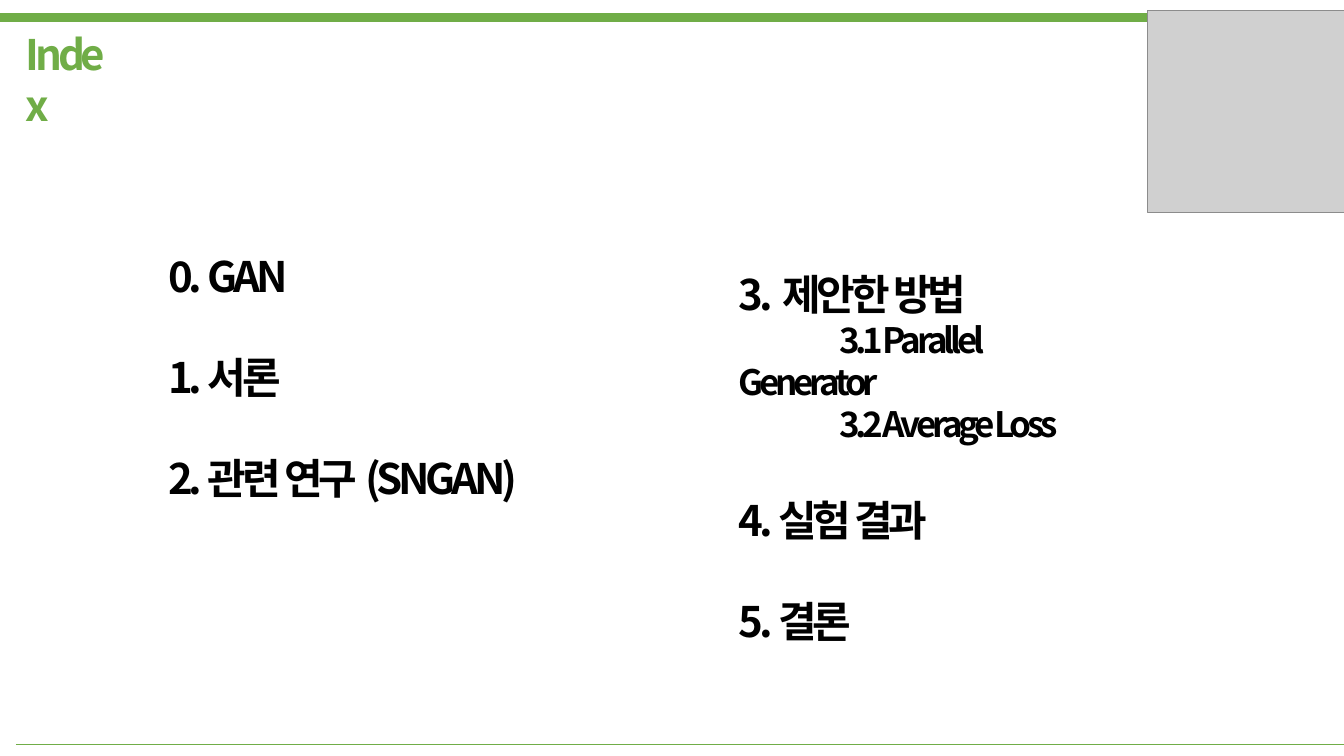
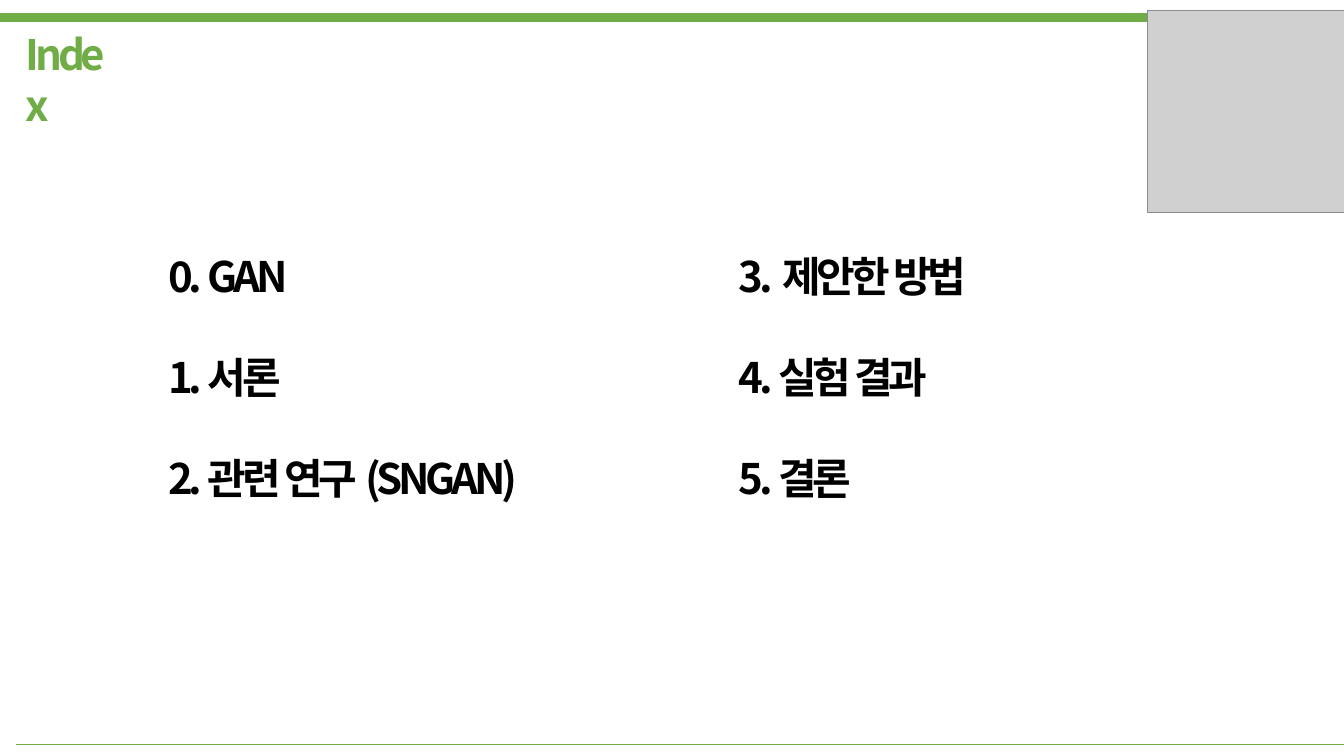
Before and after one commit to bumcoding/GAN_Indicators, a slide deck: slide 2 of PPT/11.16일 발표_박범찬.pptx. Drawn at 1344x756 pixels with LibreOffice and Linux fonts; fonts in the diff are those of the drawing; grey boxes stand for pictures. Boxes give left, top, right and bottom in pixels: in the first picture for what was removed or moved away, otherwise in the second. Text is boxed around its words. In the diff, an @@ line names an element or a change of style, - is before the commit and + after.

```diff
--- a/PPT/11.16일 발표_박범찬.pptx
+++ b/PPT/11.16일 발표_박범찬.pptx
@@ text "3. 제안한 방법": place and size @@
-text "3. 제안한 방법" at bbox=[738, 274, 1058, 641]
+text "3. 제안한 방법" at bbox=[738, 256, 966, 498]
@@ text at bbox=[738, 325, 1058, 446]: paragraphs removed @@
-3.1 Parallel Generator
-3.2 Average Loss
```
Also in this commit, not shown: 1 other slide changed, 10 other files.
